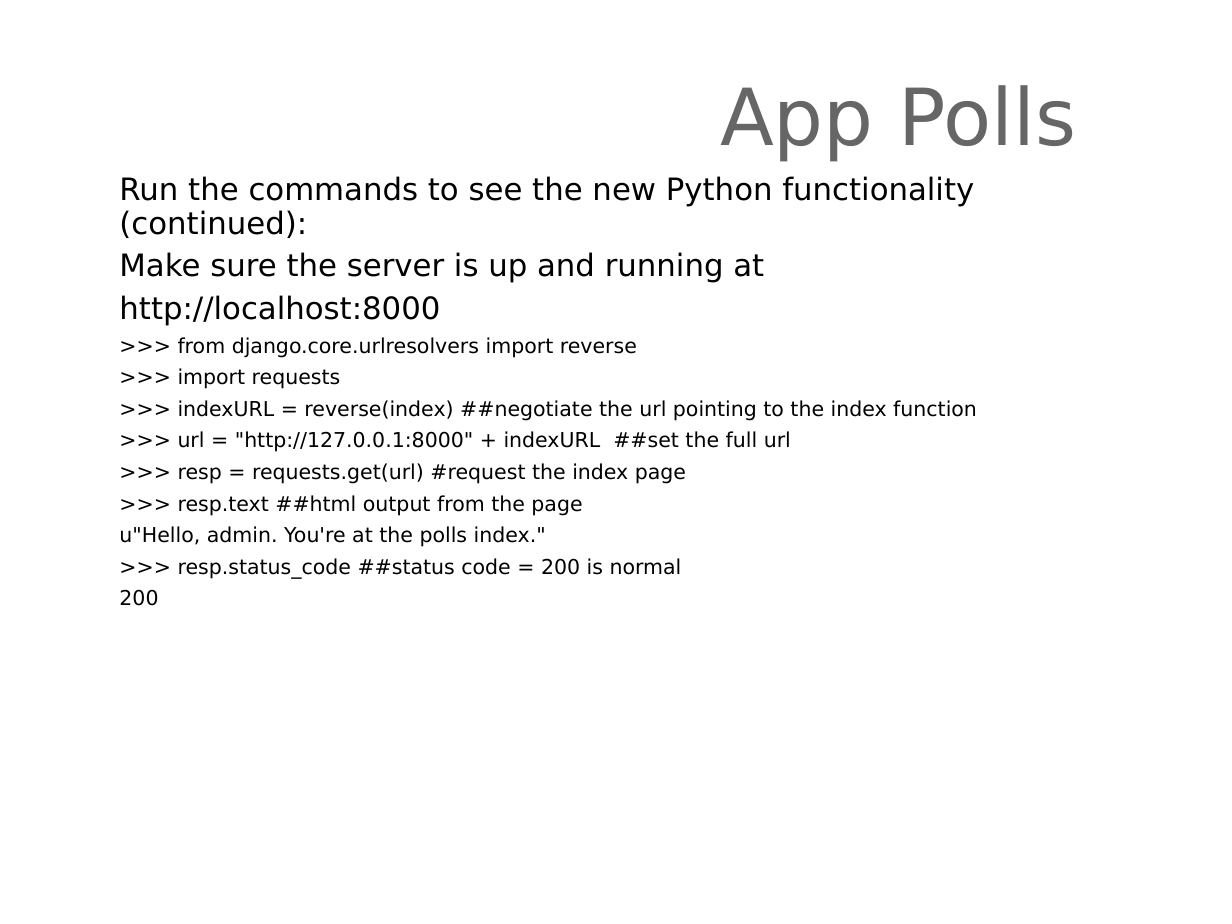
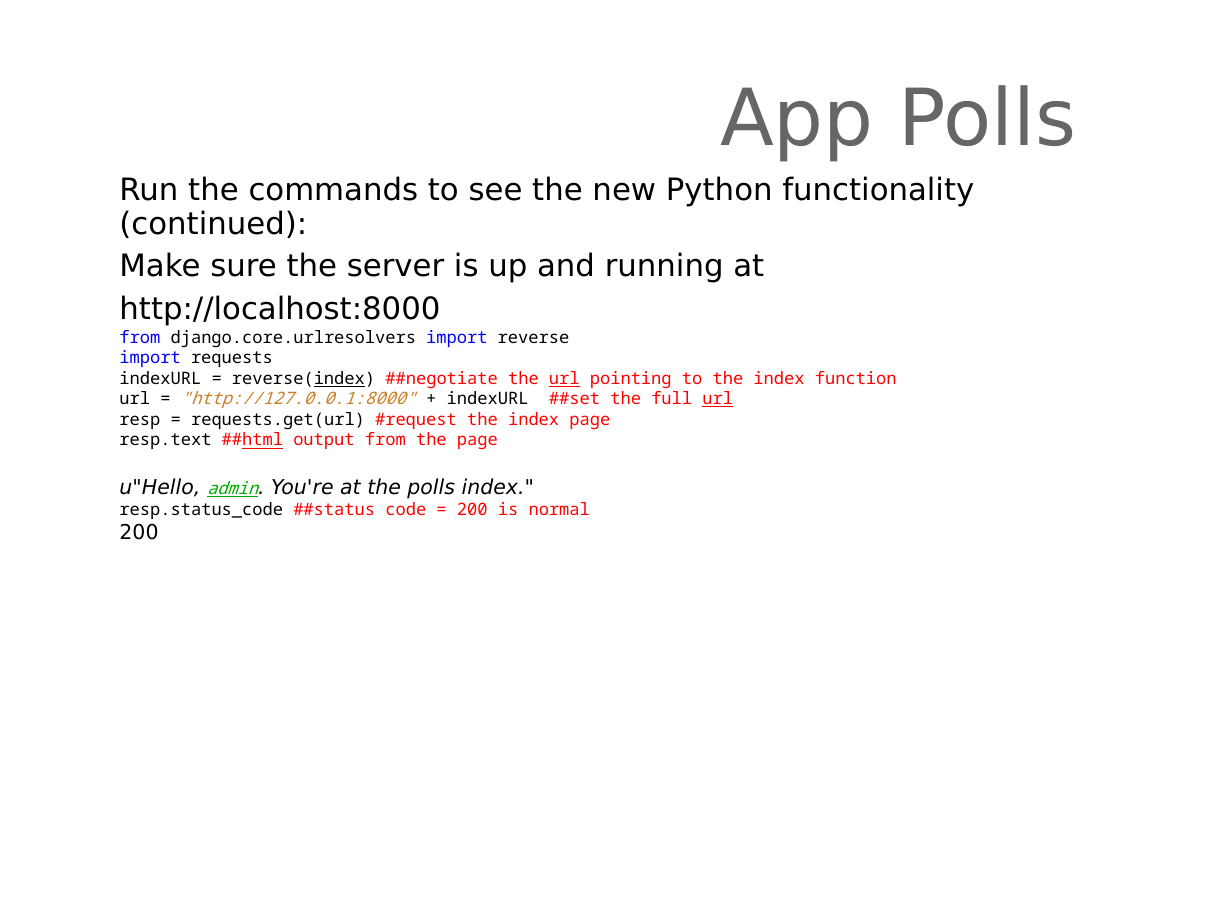
Before and after one commit to derekawilson72/CodeIT-viz-prj, a slide deck: slide 8 of Presentations/djangointroduction-Lesson03.ppt. Drawn at 1232x924 pixels with LibreOffice and Linux fonts; fonts in the diff are those of the drawing; background and template pictures are left out. Boxes give left, top, right and bottom in pixels: in the first picture for what was removed or moved away, otherwise in the second. Text is boxed around its words. In the diff, an @@ line names an element or a change of style, - is before the commit and + after.

```diff
--- a/Presentations/djangointroduction-Lesson03.ppt
+++ b/Presentations/djangointroduction-Lesson03.ppt
@@ text at <box>119,330,897,450</box>: text changed; size 12 to 10 pt; font DejaVu Sans to Noto Sans Mono @@
->>> from django.core.urlresolvers import reverse
->>> import requests
->>> indexURL = reverse(index) ##negotiate the url pointing to the index function
->>> url = "http://127.0.0.1:8000" + indexURL ##set the full url
->>> resp = requests.get(url) #request the index page
->>> resp.text ##html output from the page
+from django.core.urlresolvers import reverse
+import requests
+indexURL = reverse(index) ##negotiate the url pointing to the index function
+url = "http://127.0.0.1:8000" + indexURL ##set the full url
+resp = requests.get(url) #request the index page
+resp.text ##html output from the page
@@ text at <box>119,478,534,540</box>: size 12 to 10 pt, font DejaVu Sans to Noto Sans Mono, text colour #000000 to #00AA00, underline on in "admin."; italic on in "u"Hello, admin. You're at the polls index.""; line spacing 0.9 to 1; less space between paragraphs @@
@@ text at <box>119,502,590,519</box>: text changed; size 12 to 10 pt; font DejaVu Sans to Noto Sans Mono; text colour #000000 to #FF0000 @@
->>> resp.status_code ##status code = 200 is normal
+resp.status_code ##status code = 200 is normal
```
Also in this commit, not shown: 2 other slides changed, 3 other files.
